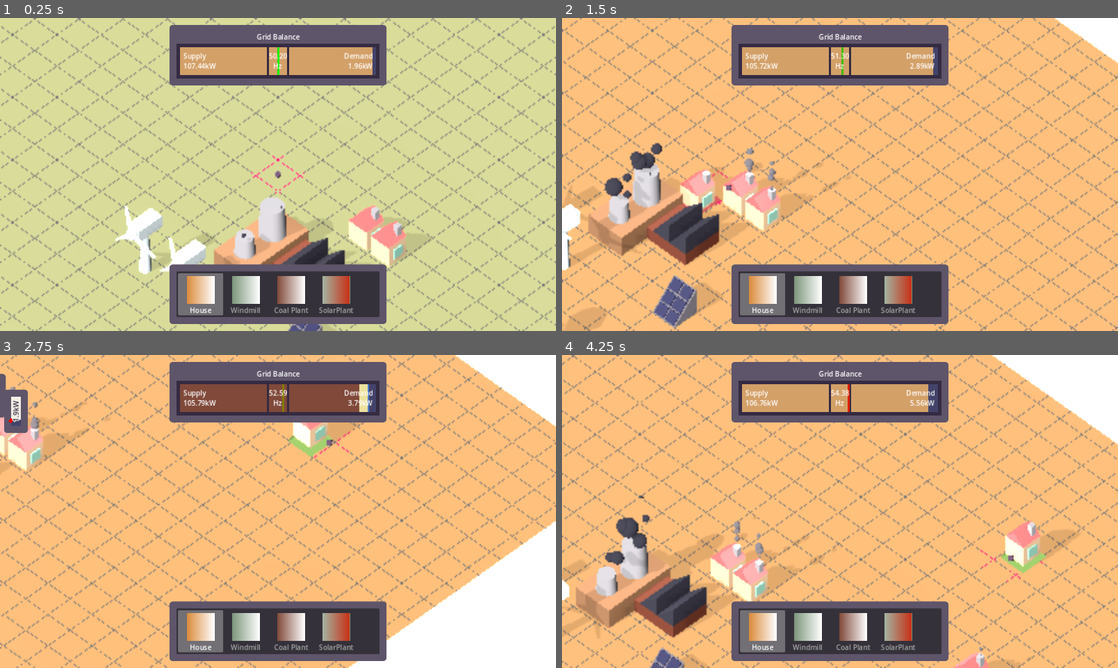
Above: before the commit, frames 1-4 (two rows, left to right).
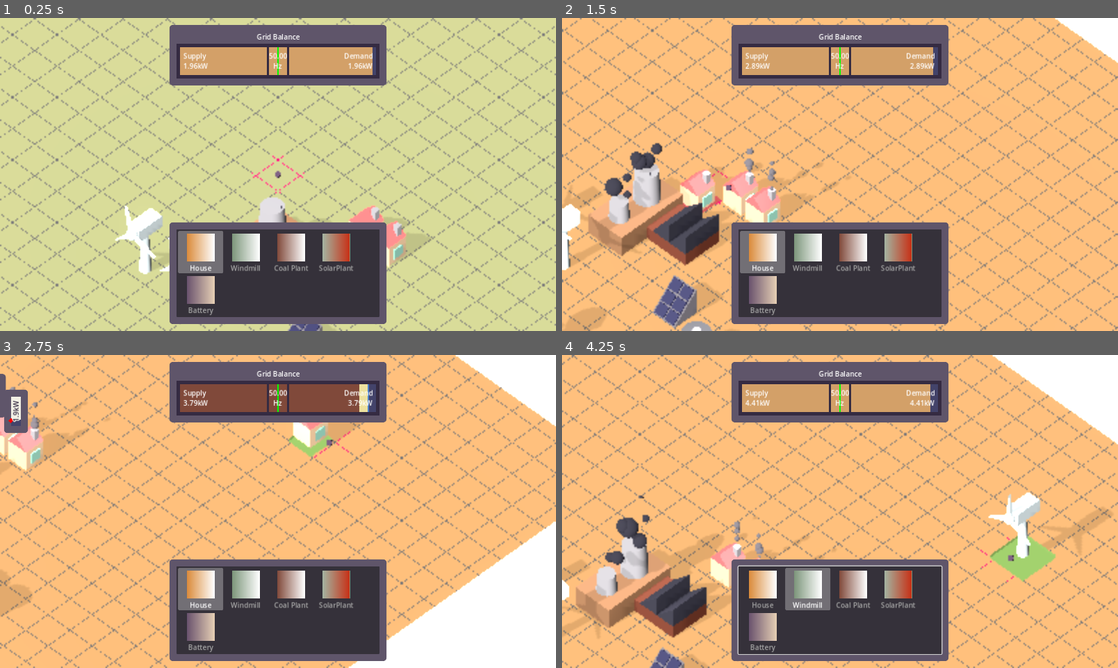
Above: after the commit, the same moments.

Repository: Vandebron/vandebron_game
Game: Godot game, scene res://world/main.tscn
The game is run twice, just before and just after one commit, with the same random seed, the same clock (stepped at 60 frames per second) and the same inputs.
Inputs (mouse positions are in pixels of both pictures, inside the frame that each line leads up to):
- Up to frame 1 (0.25 s): no input
- Up to frame 2 (1.5 s): tap Enter at 0.5 s; move the mouse to (962, 158) at 0.52 s; hold D (move_right) 0.53-1.28 s; click (962, 158) at 0.6 s; move the mouse to (728, 190) at 1.27 s; hold S (move_down) from 1.28 s (still down); tap Space (build_initiate) at 1.35 s
- Up to frame 3 (2.75 s): move the mouse to (333, 442) at 2.02 s; release S (move_down) at 2.03 s; hold D (move_right) from 2.03 s (still down); hold Tab (show_info) from 2.03 s (still down)
- Up to frame 4 (4.25 s): move the mouse to (812, 574) at 2.77 s; release D (move_right) at 2.78 s; release Tab (show_info) at 2.78 s; hold W (move_up) 2.78-3.53 s; click (812, 574) at 2.85 s; move the mouse to (1006, 558) at 3.52 s; hold A (move_left) from 3.53 s (still down); tap Space (build_initiate) at 3.6 s

The runs differ from the first frame. In frame 1, 8.3% of the frame differs, in the area x 30-70%, y 9-96%; in frame 2, 8.8%; in frame 3, 9.1%; in frame 4, 11%, in the area x 30-99%, y 9-100%.

Commit message:
Add battery building and make energy grid use it

Diff:
--- a/library/constants.gd
+++ b/library/constants.gd
@@ -3,5 +3,6 @@
 
 const GROUP_PRODUCER: String = "producer"
 const GROUP_CONSUMER: String = "consumer"
+const GROUP_BATTERY: String = "battery"
 const GROUP_BUILDER: String = "builder"
 const GRID_CELL_SIZE := Vector3(1.0, 1.0, 1.0)
--- a/library/energy_grid/energy_grid.gd
+++ b/library/energy_grid/energy_grid.gd
@@ -7,6 +7,7 @@
 
 @onready var producer_container: Node3D = %Producers
 @onready var consumer_container: Node3D = %Consumers
+@onready var battery_container: Node3D = %Batteries
 @onready var supply_lbl: RichTextLabel = %SupplyLbl
 @onready var demand_lbl: RichTextLabel = %DemandLbl
 @onready var frequency_lbl: RichTextLabel = %FrequencyLbl
@@ -32,6 +33,7 @@
 func _physics_process(delta: float) -> void:
 	_update_supply()
 	demand = get_demand() # TODO: What if demand is zero? We get division by zero
+	_update_batteries()
 
 	var target: float = supply / (supply + demand)
 	var easing: float = ease(1.0 - abs(balance - target), 4.8) # Ease-in
@@ -57,6 +59,25 @@
 	supply = fossil + solar + wind
 
 
+func _update_batteries() -> void:
+	var diff_kw: float = supply - demand
+	if diff_kw >= 0.0:
+		for battery in get_batteries():
+			var stored_kw: float = battery.give(diff_kw)
+			supply -= stored_kw # TODO: Fix ugly side-effect
+			diff_kw -= stored_kw
+			if diff_kw <= 0.0:
+				break
+	else:
+		diff_kw = abs(diff_kw)
+		for battery in get_batteries():
+			var discharged_kw: float = battery.take(diff_kw)
+			supply += discharged_kw # TODO: Fix ugly side-effect
+			diff_kw -= discharged_kw
+			if diff_kw <= 0.0:
+				break
+
+
 func get_demand() -> float:
 	return get_consumers()\
 		.map(func(a: Consumer) -> float: return a.demand)\
@@ -79,6 +100,14 @@
 	return result
 
 
+func get_batteries() -> Array[Battery]:
+	# TODO: We do result.assign() because of this: https://github.com/godotengine/godot/issues/72566
+	var result: Array[Battery] = []
+	result.assign(battery_container.get_children()
+		.map(func(node: Node) -> Battery: return node as Battery))
+	return result
+
+
 func add_producer(producer: Producer, at_position: Vector3) -> void:
 	producer_container.add_child(producer)
 	producer.global_position = at_position
@@ -87,6 +116,11 @@
 func add_consumer(consumer: Consumer, at_position: Vector3) -> void:
 	consumer_container.add_child(consumer)
 	consumer.global_position = at_position
+
+
+func add_battery(battery: Battery, at_position: Vector3) -> void:
+	battery_container.add_child(battery)
+	battery.global_position = at_position
 
 
 func _update_ui() -> void:
--- /dev/null
+++ b/object/battery/battery.gd
@@ -0,0 +1,40 @@
+extends Node3D
+class_name Battery
+
+@export var max_charge_kw: float = 1.0
+
+@onready var model: BatteryModel = $Model
+
+var state_of_charge_kw: float
+
+
+func _init() -> void:
+	add_to_group(Constants.GROUP_BATTERY)
+
+
+func _physics_process(_delta: float) -> void:
+	model.charge_percentage = state_of_charge_kw / max_charge_kw
+
+
+## Tries to store the given amount of kW in the battery, i.e. charging it.
+## Returns the amount it succesfully stored.
+func give(kw: float) -> float:
+	var remainder: float = (state_of_charge_kw + kw) - max_charge_kw
+	if remainder > 0.0:
+		state_of_charge_kw = max_charge_kw
+		return kw - remainder
+	else:
+		state_of_charge_kw += kw
+		return kw
+
+
+## Tries to draw the given amount of kW from the battery, i.e. discharging it.
+## Returns the amount it succesfully discharged.
+func take(kw: float) -> float:
+	var remainder: float = state_of_charge_kw - kw
+	if remainder < 0.0:
+		state_of_charge_kw = 0.0
+		return kw + remainder
+	else:
+		state_of_charge_kw -= kw
+		return kw
--- /dev/null
+++ b/object/battery/battery.tscn
@@ -0,0 +1,13 @@
+[gd_scene load_steps=4 format=3 uid="uid://bb3libciwo1ul"]
+
+[ext_resource type="Script" path="res://object/battery/battery.gd" id="1_wuwbg"]
+[ext_resource type="PackedScene" uid="uid://c7jqevtf0ia5d" path="res://object/battery/battery_collider.tscn" id="2_bueyi"]
+[ext_resource type="PackedScene" uid="uid://c40nvy1ajl4b7" path="res://object/battery/battery_model.tscn" id="2_rboua"]
+
+[node name="Battery" type="Node3D"]
+script = ExtResource("1_wuwbg")
+max_charge_kw = 10000.0
+
+[node name="Model" parent="." instance=ExtResource("2_rboua")]
+
+[node name="Collider" parent="." instance=ExtResource("2_bueyi")]
--- /dev/null
+++ b/object/battery/battery_building_def.tres
@@ -0,0 +1,24 @@
+[gd_resource type="Resource" script_class="BuildingDef" load_steps=8 format=3 uid="uid://cavurm67np4ko"]
+
+[ext_resource type="PackedScene" uid="uid://c7jqevtf0ia5d" path="res://object/battery/battery_collider.tscn" id="1_7j330"]
+[ext_resource type="Script" path="res://library/building/building_def.gd" id="1_bhurv"]
+[ext_resource type="PackedScene" uid="uid://c40nvy1ajl4b7" path="res://object/battery/battery_model.tscn" id="2_kc15i"]
+[ext_resource type="PackedScene" uid="uid://bb3libciwo1ul" path="res://object/battery/battery.tscn" id="3_g15ek"]
+[ext_resource type="PackedScene" uid="uid://bm71gqce1cqwb" path="res://object/battery/battery_shape.tscn" id="5_pfg48"]
+
+[sub_resource type="Gradient" id="Gradient_kbgjm"]
+colors = PackedColorArray(0.415686, 0.32549, 0.431373, 1, 0.898039, 0.807843, 0.705882, 1)
+
+[sub_resource type="GradientTexture2D" id="GradientTexture2D_sbk5r"]
+gradient = SubResource("Gradient_kbgjm")
+
+[resource]
+script = ExtResource("1_bhurv")
+cost = 10
+alias = "battery"
+display_name = "Battery"
+image = SubResource("GradientTexture2D_sbk5r")
+model = ExtResource("2_kc15i")
+scene = ExtResource("3_g15ek")
+shape = ExtResource("5_pfg48")
+collider = ExtResource("1_7j330")
--- /dev/null
+++ b/object/battery/battery_collider.tscn
@@ -0,0 +1,10 @@
+[gd_scene load_steps=2 format=3 uid="uid://c7jqevtf0ia5d"]
+
+[sub_resource type="BoxShape3D" id="BoxShape3D_rgjhd"]
+size = Vector3(0.9, 1.2, 0.9)
+
+[node name="Collider" type="Area3D"]
+
+[node name="CollisionShape3D" type="CollisionShape3D" parent="."]
+transform = Transform3D(1, 0, 0, 0, 1, 0, 0, 0, 1, 2.08165e-12, 0.6, 2.08165e-12)
+shape = SubResource("BoxShape3D_rgjhd")
--- /dev/null
+++ b/object/battery/battery_gauge.gdshader
@@ -0,0 +1,18 @@
+shader_type spatial;
+render_mode diffuse_toon;
+
+uniform float charge_percentage: hint_range(0.0, 1.0, 0.1) = 0.5;
+uniform vec3 charge_color: source_color = vec3(1.0);
+uniform vec3 empty_color: source_color = vec3(0.0);
+
+varying float normalized_vertex_y;
+
+void vertex() {
+	// TODO: This feels wrong. I just want the vertex.y relative to the total model height.
+	//		 This is probably not the way to do that. But it works nonetheless.
+	normalized_vertex_y = 1.0 - (0.5 - VERTEX.y);
+}
+
+void fragment() {
+	ALBEDO = mix(charge_color, empty_color, step(charge_percentage, normalized_vertex_y));
+}
--- /dev/null
+++ b/object/battery/battery_gauge_material.tres
@@ -0,0 +1,11 @@
+[gd_resource type="ShaderMaterial" load_steps=2 format=3 uid="uid://lmi3yj05hjvm"]
+
+[ext_resource type="Shader" path="res://object/battery/battery_gauge.gdshader" id="1_skx1u"]
+
+[resource]
+resource_local_to_scene = true
+render_priority = 0
+shader = ExtResource("1_skx1u")
+shader_parameter/charge_percentage = 0.5
+shader_parameter/charge_color = Color(0.541176, 0.690196, 0.376471, 1)
+shader_parameter/empty_color = Color(0.129412, 0.129412, 0.137255, 1)
--- /dev/null
+++ b/object/battery/battery_model.gd
@@ -0,0 +1,8 @@
+extends Model
+class_name BatteryModel
+
+@export var charge_percentage: float:
+	set(value):
+		charge_percentage = value
+		(%Gauge.get_active_material(0) as ShaderMaterial)\
+			.set_shader_parameter("charge_percentage", charge_percentage)
--- /dev/null
+++ b/object/battery/battery_model.tscn
@@ -0,0 +1,74 @@
+[gd_scene load_steps=10 format=3 uid="uid://c40nvy1ajl4b7"]
+
+[ext_resource type="Script" path="res://object/battery/battery_model.gd" id="1_y0g5r"]
+[ext_resource type="Material" uid="uid://lmi3yj05hjvm" path="res://object/battery/battery_gauge_material.tres" id="2_g7hjs"]
+
+[sub_resource type="CylinderMesh" id="CylinderMesh_5g6kx"]
+top_radius = 0.45
+bottom_radius = 0.45
+height = 1.2
+radial_segments = 16
+
+[sub_resource type="StandardMaterial3D" id="StandardMaterial3D_7jq1p"]
+diffuse_mode = 3
+albedo_color = Color(0.898039, 0.807843, 0.705882, 1)
+roughness = 0.5
+
+[sub_resource type="CylinderMesh" id="CylinderMesh_fkbjo"]
+top_radius = 0.15
+bottom_radius = 0.15
+height = 0.15
+radial_segments = 8
+
+[sub_resource type="StandardMaterial3D" id="StandardMaterial3D_jf5e1"]
+diffuse_mode = 3
+albedo_color = Color(0.721569, 0.709804, 0.72549, 1)
+roughness = 0.5
+
+[sub_resource type="StandardMaterial3D" id="StandardMaterial3D_2vomj"]
+diffuse_mode = 3
+albedo_color = Color(0.270588, 0.266667, 0.309804, 1)
+roughness = 0.5
+
+[sub_resource type="CylinderMesh" id="CylinderMesh_2csqu"]
+material = SubResource("StandardMaterial3D_2vomj")
+height = 0.15
+radial_segments = 16
+
+[sub_resource type="BoxMesh" id="BoxMesh_n0gt2"]
+resource_local_to_scene = true
+material = ExtResource("2_g7hjs")
+size = Vector3(0.2, 0.8, 0.2)
+
+[node name="Battery" type="Node3D"]
+script = ExtResource("1_y0g5r")
+
+[node name="Cylinder" type="MeshInstance3D" parent="."]
+transform = Transform3D(1, 0, 0, 0, 1, 0, 0, 0, 1, 2.08165e-12, 0.6, 2.08165e-12)
+mesh = SubResource("CylinderMesh_5g6kx")
+skeleton = NodePath("../..")
+surface_material_override/0 = SubResource("StandardMaterial3D_7jq1p")
+
+[node name="Tip" type="MeshInstance3D" parent="Cylinder"]
+transform = Transform3D(1, 0, 0, 0, 1, 0, 0, 0, 1, 2.08165e-12, 0.65, 2.08165e-12)
+mesh = SubResource("CylinderMesh_fkbjo")
+surface_material_override/0 = SubResource("StandardMaterial3D_jf5e1")
+
+[node name="RingTop" type="MeshInstance3D" parent="Cylinder"]
+transform = Transform3D(1, 0, 0, 0, 1, 0, 0, 0, 1, 2.08165e-12, 0.55, 2.08165e-12)
+mesh = SubResource("CylinderMesh_2csqu")
+
+[node name="RingBottom" type="MeshInstance3D" parent="Cylinder"]
+transform = Transform3D(1, 0, 0, 0, 1, 0, 0, 0, 1, 2.08165e-12, -0.55, 2.08165e-12)
+mesh = SubResource("CylinderMesh_2csqu")
+
+[node name="GaugeAnchor" type="Node3D" parent="Cylinder"]
+transform = Transform3D(0.707107, 0, 0.707107, 0, 1, 0, -0.707107, 0, 0.707107, 0, 0, 0)
+
+[node name="Gauge" type="MeshInstance3D" parent="Cylinder/GaugeAnchor"]
+unique_name_in_owner = true
+transform = Transform3D(1, 0, -2.50325e-08, 0, 1, 0, -2.50325e-08, 0, 1, 2.08165e-12, 2.08165e-12, 0.4)
+mesh = SubResource("BoxMesh_n0gt2")
+skeleton = NodePath("../..")
+
+[node name="AnimationPlayer" type="AnimationPlayer" parent="."]
--- /dev/null
+++ b/object/battery/battery_shape.tscn
@@ -0,0 +1,15 @@
+[gd_scene load_steps=4 format=3 uid="uid://bm71gqce1cqwb"]
+
+[ext_resource type="Script" path="res://library/model/model.gd" id="1_3sb0a"]
+[ext_resource type="Material" uid="uid://bmo3pjsu8nm0w" path="res://object/builder/highlight_material.tres" id="1_ahplc"]
+
+[sub_resource type="BoxMesh" id="BoxMesh_eacm1"]
+size = Vector3(1, 0.1, 1)
+
+[node name="BuildShapeIndicator" type="Node3D"]
+script = ExtResource("1_3sb0a")
+
+[node name="BatteryShape" type="MeshInstance3D" parent="."]
+transform = Transform3D(1, 0, 0, 0, 1, 0, 0, 0, 1, 2.08165e-12, 0.1, 2.08165e-12)
+mesh = SubResource("BoxMesh_eacm1")
+surface_material_override/0 = ExtResource("1_ahplc")
--- a/world/main.gd
+++ b/world/main.gd
@@ -1,6 +1,4 @@
 extends Node3D
-
-const native_resolution := Vector2i(320, 180)
 
 @export var energy_grid: EnergyGrid
 
@@ -34,6 +32,8 @@
 		energy_grid.add_producer(node, at_position)
 	elif node.is_in_group(Constants.GROUP_CONSUMER):
 		energy_grid.add_consumer(node, at_position)
+	elif node.is_in_group(Constants.GROUP_BATTERY):
+		energy_grid.add_battery(node, at_position)
 	else:
 		printerr("Trying to add unknown building type to world")
 
--- a/world/main.tscn
+++ b/world/main.tscn
@@ -16,9 +16,11 @@
 [ext_resource type="PackedScene" uid="uid://bd8yf3cq0ju1c" path="res://object/solar/solar_plant.tscn" id="10_xwsj5"]
 [ext_resource type="Resource" uid="uid://diejrlo4iciyb" path="res://object/house/house_building_def.tres" id="11_l2stq"]
 [ext_resource type="Resource" uid="uid://b0r1cr25214g" path="res://object/windmill/windmill_building_def.tres" id="12_3u0jo"]
+[ext_resource type="PackedScene" uid="uid://bb3libciwo1ul" path="res://object/battery/battery.tscn" id="12_aranr"]
 [ext_resource type="PackedScene" uid="uid://cy1urxsffiqbg" path="res://object/tree/tree.tscn" id="12_duwpa"]
 [ext_resource type="Resource" uid="uid://bd15ndqy0tgbi" path="res://object/coal_plant/coal_plant_building_def.tres" id="14_o1e36"]
 [ext_resource type="Resource" uid="uid://dqq54jpgujq4j" path="res://object/solar/solar_plant_def.tres" id="18_c6tcf"]
+[ext_resource type="Resource" uid="uid://cavurm67np4ko" path="res://object/battery/battery_building_def.tres" id="21_mqbig"]
 
 [sub_resource type="Environment" id="Environment_khv8l"]
 ssao_enabled = true
@@ -175,6 +177,18 @@
 
 [node name="Consumer2" parent="World/EnergyGrid/Consumers" instance=ExtResource("6_q1483")]
 transform = Transform3D(1, 0, 0, 0, 1, 0, 0, 0, 1, 2, 0, -3)
+
+[node name="Batteries" type="Node3D" parent="World/EnergyGrid"]
+unique_name_in_owner = true
+
+[node name="Battery" parent="World/EnergyGrid/Batteries" instance=ExtResource("12_aranr")]
+transform = Transform3D(1, 0, 0, 0, 1, 0, 0, 0, 1, 5, 0, 4)
+
+[node name="Battery2" parent="World/EnergyGrid/Batteries" instance=ExtResource("12_aranr")]
+transform = Transform3D(1, 0, 0, 0, 1, 0, 0, 0, 1, 5, 0, 3)
+
+[node name="Battery3" parent="World/EnergyGrid/Batteries" instance=ExtResource("12_aranr")]
+transform = Transform3D(1, 0, 0, 0, 1, 0, 0, 0, 1, 6, 0, 3)
 
 [node name="Doodads" type="Node3D" parent="World"]
 
@@ -306,4 +320,4 @@
 item_3/text = "Generator"
 item_3/icon = SubResource("GradientTexture2D_ft275")
 script = ExtResource("10_ka3ov")
-buildings = Array[Resource("res://library/building/building_def.gd")]([ExtResource("11_l2stq"), ExtResource("12_3u0jo"), ExtResource("14_o1e36"), ExtResource("18_c6tcf")])
+buildings = Array[Resource("res://library/building/building_def.gd")]([ExtResource("11_l2stq"), ExtResource("12_3u0jo"), ExtResource("14_o1e36"), ExtResource("18_c6tcf"), ExtResource("21_mqbig")])
Not shown: 1 places in world/main.tscn that only renumber resources
